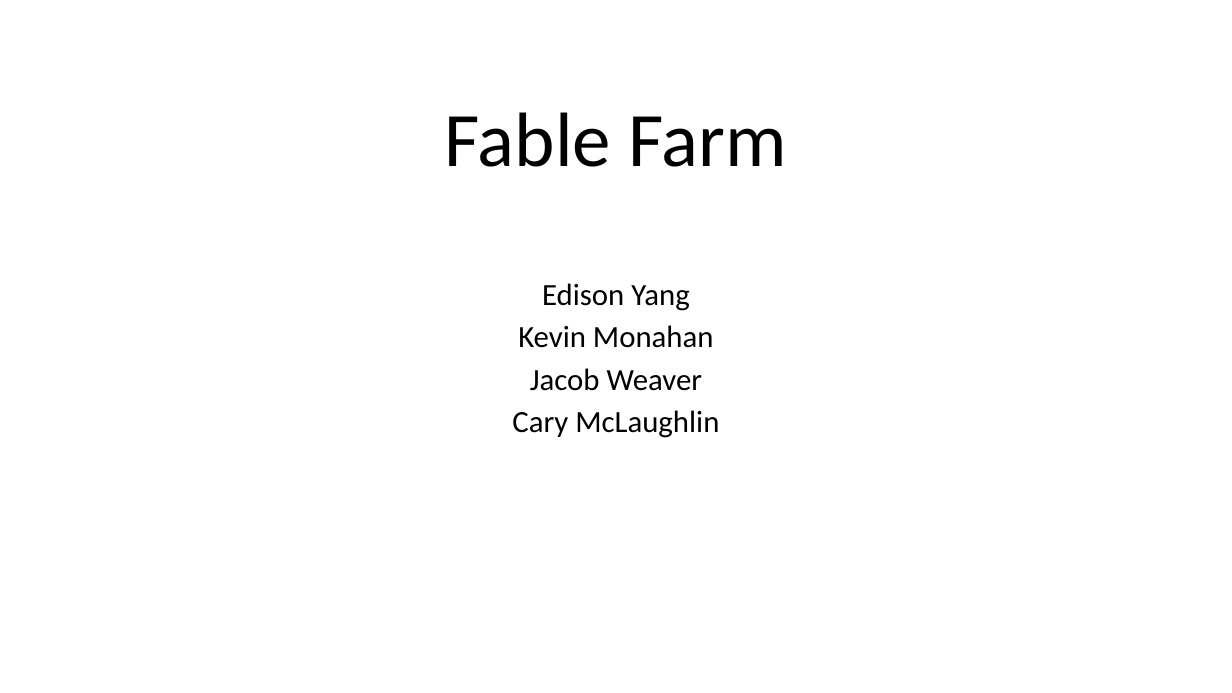
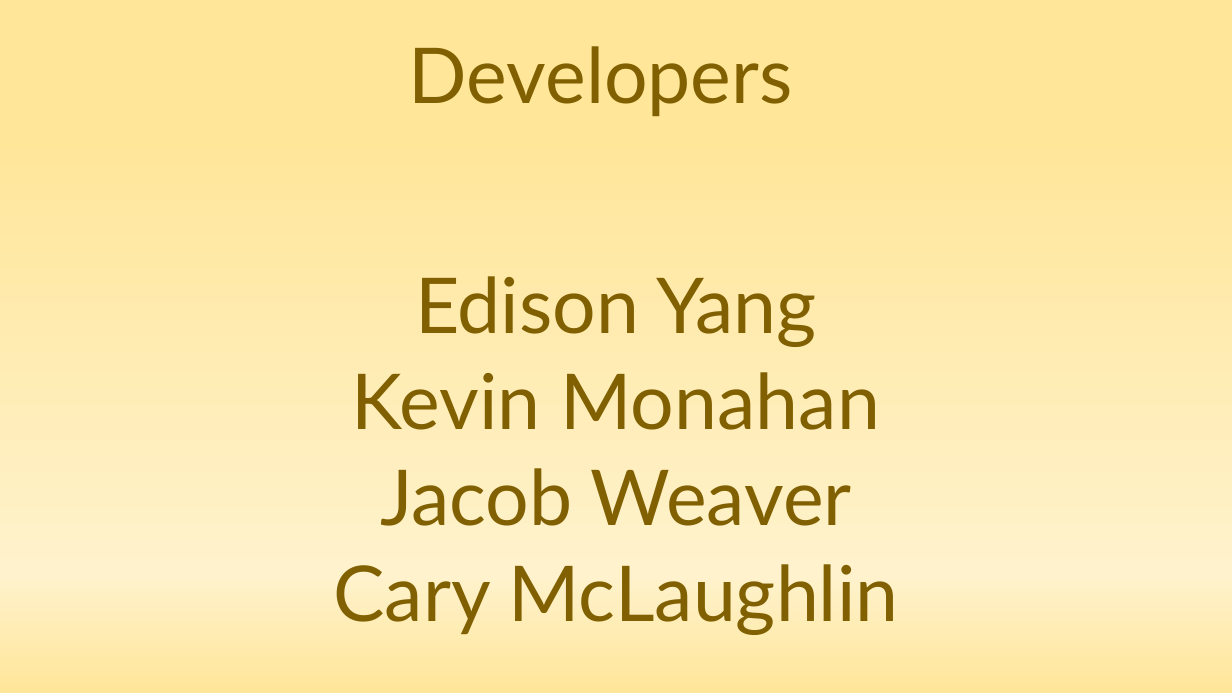
Before and after one commit to weaverjt/Fable-Farm, a slide deck: slide 2 of project_management/Fable Farm.pptx (slide 1 before the commit). Drawn at 1232x693 pixels with LibreOffice and Linux fonts; fonts in the diff are those of the drawing. Boxes give left, top, right and bottom in pixels: in the first picture for what was removed or moved away, otherwise in the second. Text is boxed around its words. In the diff, an @@ line names an element or a change of style, - is before the commit and + after.

Commit message:
presentation

```diff
--- a/project_management/Fable Farm.pptx
+++ b/project_management/Fable Farm.pptx
@@ background #FFFFFF to gradient #FFE699 to #FFF2CC @@
@@ title at (x1=409, y1=46, x2=793, y2=116): text changed; font Calibri to Lato; text colour #000000 to #806000 @@
-Fable Farm
+Developers
@@ subtitle "Edison Yang" moved from (x1=512, y1=283, x2=719, y2=438) to (x1=333, y1=276, x2=899, y2=635) @@
@@ subtitle "Edison Yang" at (x1=333, y1=276, x2=899, y2=635): size 24 to 60 pt, font Calibri to Lato, text colour #000000 to #806000; line spacing 0.8 to 0.9 @@
```
Also in this commit, not shown: 2 other slides changed, 5 slides added.
